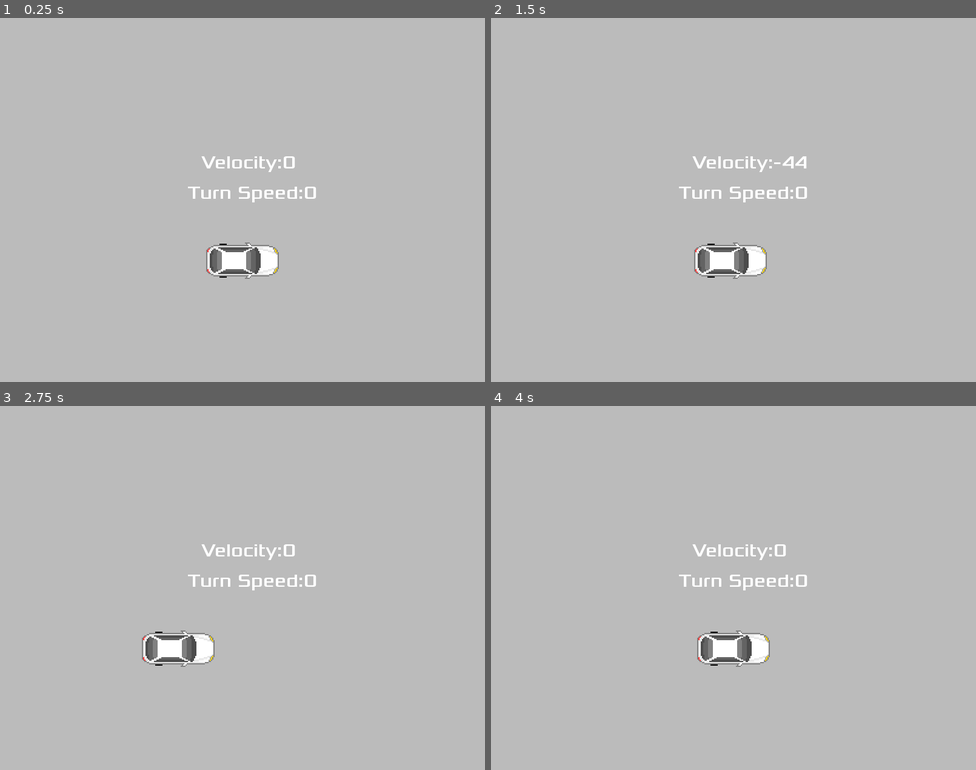
Above: before the commit, frames 1-4 (two rows, left to right).
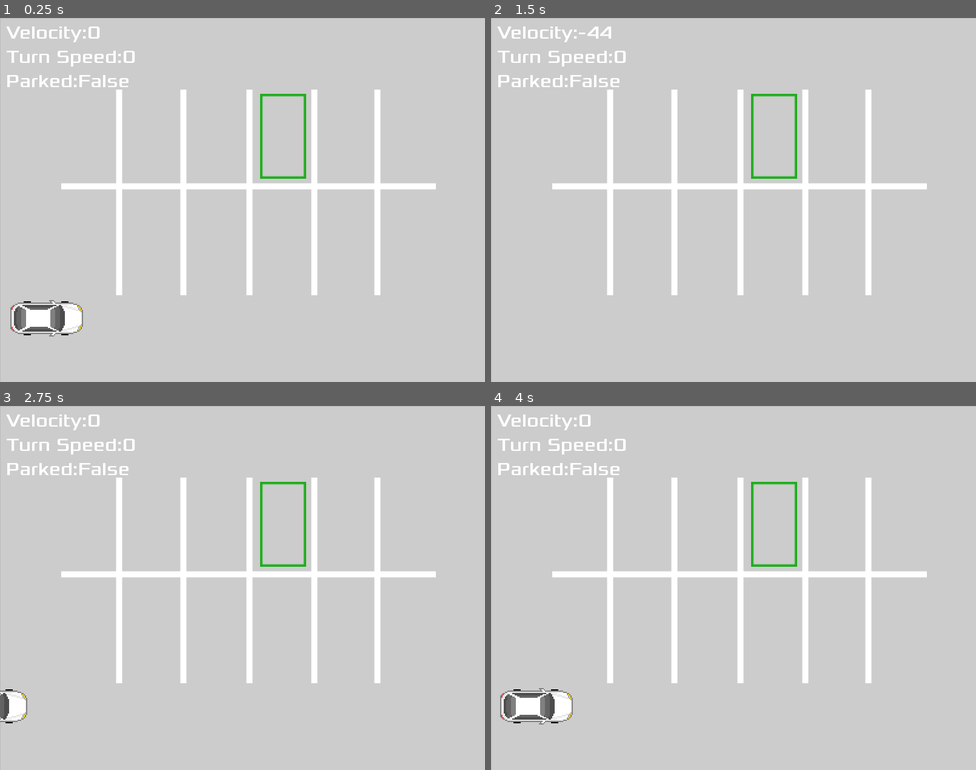
Above: after the commit, the same moments.

Repository: blloop/pixel_parking
Game: Godot game, scene res://Main.tscn
Two runs of this game, one before a commit and one after it. Both use one fixed random seed, a clock stepped at 60 frames per second and the inputs below.
Inputs:
- Up to frame 1 (0.25 s): no input
- Up to frame 2 (1.5 s): tap Enter at 0.5 s; hold D (turn_right) 0.53-1.28 s; tap Space (ui_select) at 0.6, 0.77, 1.07, 1.35 s; hold S (reverse) from 1.28 s (still down)
- Up to frame 3 (2.75 s): tap Space (ui_select) at 1.52, 1.82, 2.1 s; release S (reverse) at 2.03 s; hold D (turn_right) from 2.03 s (still down)
- Up to frame 4 (4 s): tap Space (ui_select) at 2.75, 2.85, 3.02, 3.32, 3.6, 3.77 s; release D (turn_right) at 2.78 s; hold W (accelerate) 2.78-3.53 s; hold A (turn_left) from 3.53 s (still down)

The runs differ from the first frame. In frame 1, 9.4% of the frame differs, in the area x 1-90%, y 2-88%; in frame 2, 8.1%; in frame 3, 8.5%; in frame 4, 9.4%.

Commit message:
Add front wheel animation, parking detection

Diff:
--- a/Main.gd
+++ b/Main.gd
@@ -8,10 +8,15 @@
 
 # Called when the node enters the scene tree for the first time.
 func _ready():
-	pass # Replace with function body.
+	$Player.position.x = $SpawnPosition.position.x
+	$Player.position.y = $SpawnPosition.position.y
 
 
 # Called every frame. 'delta' is the elapsed time since the previous frame.
-func _process(delta):
-	$Label1._change_text($Player.velocity)
-	$Label2._change_text($Player.turn_speed)
+func _process(_delta):
+	$Label1.text = "Velocity:" + str($Player.velocity)
+	$Label2.text = "Turn Speed:" + str($Player.turn_speed)
+
+	$Label3.text = "Parked:" + str($ParkingGoal.touch_center and not $ParkingGoal.touch_border)
+
+	#if ($ParkingGoal.touch_center and not $ParkingGoal.touch_border):
--- a/Main.tscn
+++ b/Main.tscn
@@ -1,16 +1,20 @@
-[gd_scene load_steps=8 format=2]
+[gd_scene load_steps=9 format=2]
 
 [ext_resource path="res://Player.tscn" type="PackedScene" id=1]
-[ext_resource path="res://Label2.gd" type="Script" id=2]
-[ext_resource path="res://Label1.gd" type="Script" id=3]
 [ext_resource path="res://Main.gd" type="Script" id=4]
 [ext_resource path="res://fonts/Xolonium-Regular.ttf" type="DynamicFontData" id=5]
+[ext_resource path="res://assets/background.png" type="Texture" id=6]
+[ext_resource path="res://ParkingGoal.tscn" type="PackedScene" id=7]
 
 [sub_resource type="DynamicFont" id=1]
 size = 30
 font_data = ExtResource( 5 )
 
 [sub_resource type="DynamicFont" id=2]
+size = 30
+font_data = ExtResource( 5 )
+
+[sub_resource type="DynamicFont" id=3]
 size = 30
 font_data = ExtResource( 5 )
 
@@ -23,30 +27,42 @@
 color = Color( 0.733333, 0.733333, 0.733333, 1 )
 
 [node name="Background" type="TextureRect" parent="."]
-margin_right = 40.0
-margin_bottom = 40.0
+margin_left = 1.0
+margin_top = 1.0
+margin_right = 41.0
+margin_bottom = 41.0
+texture = ExtResource( 6 )
+
+[node name="ParkingGoal" parent="." instance=ExtResource( 7 )]
+position = Vector2( 467, 195 )
+scale = Vector2( 2, 2 )
 
 [node name="SpawnPosition" type="Position2D" parent="."]
-position = Vector2( 400, 400 )
+position = Vector2( 77, 495 )
 
 [node name="Player" parent="." instance=ExtResource( 1 )]
-position = Vector2( 400, 400 )
 scale = Vector2( 2, 2 )
 
 [node name="Label1" type="Label" parent="."]
-margin_left = 332.0
-margin_top = 220.0
-margin_right = 457.0
-margin_bottom = 257.0
+margin_left = 10.0
+margin_top = 6.0
+margin_right = 135.0
+margin_bottom = 43.0
 custom_fonts/font = SubResource( 1 )
 text = "Velocity"
-script = ExtResource( 3 )
 
 [node name="Label2" type="Label" parent="."]
-margin_left = 309.0
-margin_top = 270.0
-margin_right = 492.0
-margin_bottom = 307.0
+margin_left = 10.0
+margin_top = 46.0
+margin_right = 193.0
+margin_bottom = 83.0
 custom_fonts/font = SubResource( 2 )
 text = "Turn Speed"
-script = ExtResource( 2 )
+
+[node name="Label3" type="Label" parent="."]
+margin_left = 10.0
+margin_top = 86.0
+margin_right = 132.0
+margin_bottom = 123.0
+custom_fonts/font = SubResource( 3 )
+text = "Contact"
--- /dev/null
+++ b/ParkingGoal.gd
@@ -0,0 +1,31 @@
+extends Area2D
+
+
+# Declare member variables here. Examples:
+# var a = 2
+# var b = "text"
+var touch_border = false
+var touch_center = false
+
+
+# Called when the node enters the scene tree for the first time.
+func _ready():
+	pass # Replace with function body.
+
+
+# Called every frame. 'delta' is the elapsed time since the previous frame.
+#func _process(delta):
+#	pass
+
+
+func _on_ParkingGoal_body_entered(_body):
+	touch_border = true
+
+func _on_ParkingGoal_body_exited(_body):
+	touch_border = false
+
+func _on_Center_body_entered(_body):
+	touch_center = true
+
+func _on_Center_body_exited(_body):
+	touch_center = false
--- a/ParkingGoal.tscn
+++ b/ParkingGoal.tscn
@@ -1,7 +1,65 @@
-[gd_scene format=2]
+[gd_scene load_steps=9 format=2]
+
+[ext_resource path="res://assets/goal.png" type="Texture" id=1]
+[ext_resource path="res://ParkingGoal.gd" type="Script" id=2]
+
+[sub_resource type="SpriteFrames" id=1]
+animations = [ {
+"frames": [ ExtResource( 1 ) ],
+"loop": true,
+"name": "finished",
+"speed": 5.0
+}, {
+"frames": [  ],
+"loop": true,
+"name": "waiting",
+"speed": 5.0
+} ]
+
+[sub_resource type="RectangleShape2D" id=2]
+extents = Vector2( 20, 2 )
+
+[sub_resource type="RectangleShape2D" id=3]
+extents = Vector2( 20, 2 )
+
+[sub_resource type="RectangleShape2D" id=4]
+extents = Vector2( 2, 32 )
+
+[sub_resource type="RectangleShape2D" id=5]
+extents = Vector2( 2, 32 )
+
+[sub_resource type="RectangleShape2D" id=6]
+extents = Vector2( 5, 5 )
 
 [node name="ParkingGoal" type="Area2D"]
+script = ExtResource( 2 )
 
-[node name="Border" type="Sprite" parent="."]
+[node name="AnimatedSprite" type="AnimatedSprite" parent="."]
+frames = SubResource( 1 )
+animation = "finished"
 
-[node name="CollisionPolygon2D" type="CollisionPolygon2D" parent="."]
+[node name="TopBorder" type="CollisionShape2D" parent="."]
+position = Vector2( 0, -34 )
+shape = SubResource( 2 )
+
+[node name="BottomBorder" type="CollisionShape2D" parent="."]
+position = Vector2( 0, 34 )
+shape = SubResource( 3 )
+
+[node name="LeftBorder" type="CollisionShape2D" parent="."]
+position = Vector2( -18, 0 )
+shape = SubResource( 4 )
+
+[node name="RightBorder" type="CollisionShape2D" parent="."]
+position = Vector2( 18, 0 )
+shape = SubResource( 5 )
+
+[node name="Center" type="Area2D" parent="."]
+
+[node name="CollisionShape2D" type="CollisionShape2D" parent="Center"]
+shape = SubResource( 6 )
+
+[connection signal="body_entered" from="." to="." method="_on_ParkingGoal_body_entered"]
+[connection signal="body_exited" from="." to="." method="_on_ParkingGoal_body_exited"]
+[connection signal="body_entered" from="Center" to="." method="_on_Center_body_entered"]
+[connection signal="body_exited" from="Center" to="." method="_on_Center_body_exited"]
--- a/Player.gd
+++ b/Player.gd
@@ -7,7 +7,7 @@
 var vector = Vector2()
 var screen_size
 
-var max_velocity = 200
+var max_velocity = 150
 var velocity = 0
 var acceleration = 4 # Range 1 - 5
 var friction = 7 # Range 5 - 10
@@ -40,16 +40,22 @@
 		if Input.is_action_pressed("turn_right"):
 			turn_speed += turn_acceleration
 
+	if Input.is_action_just_pressed("ui_select"):
+		if (Player.visible):
+			hide()
+		else:
+			show()
+		yield(get_tree().create_timer(1), "timeout")
+
 	if (velocity > max_velocity):
 		velocity = max_velocity
 	if (velocity < -1 * max_velocity):
 		velocity = -1 * max_velocity
 	for n in friction:
-		if (not Input.is_action_pressed("accelerate") and not Input.is_action_pressed("reverse")):
-			if (velocity > 0):
-				velocity -= 1
-			if (velocity < 0):
-				velocity += 1
+		if (velocity > 0 and not Input.is_action_pressed("accelerate")):
+			velocity -= 1
+		if (velocity < 0and not Input.is_action_pressed("reverse")):
+			velocity += 1
 
 	if (turn_speed > max_turn_speed):
 		turn_speed = max_turn_speed
@@ -62,6 +68,21 @@
 			if (turn_speed < 0):
 				turn_speed += 1
 
+	if (turn_speed < -30):
+		$Wheels.rotation = -0.2
+	elif (turn_speed < -15):
+		$Wheels.rotation = -0.15
+	elif (turn_speed < -2):
+		$Wheels.rotation = -0.1
+	elif (turn_speed < 2):
+		$Wheels.rotation = 0
+	elif (turn_speed < 15):
+		$Wheels.rotation = 0.1
+	elif (turn_speed < 30):
+		$Wheels.rotation = 0.15
+	else:
+		$Wheels.rotation = 0.2
+
 	rotation += (turn_speed * velocity) / 200000.0
 	vector = Vector2(velocity, 0).rotated(rotation)
 	vector = move_and_slide(vector)
@@ -70,11 +91,10 @@
 func start(_pos):
 	# position = pos
 	show()
-	$CollisionPolygon2D.disabled = false
-
+	$CollisionPolygon2D.disabled = false\
 
 func _on_Player_body_entered(_body):
 	# hide()
-	emit_signal("hit")
+	emit_signal("bump")
 	# Must be deferred as we can't change physics properties on a physics callback.
 	$CollisionPolygon2D.set_deferred("disabled", true)
--- a/Player.tscn
+++ b/Player.tscn
@@ -1,10 +1,25 @@
-[gd_scene load_steps=3 format=2]
+[gd_scene load_steps=5 format=2]
 
 [ext_resource path="res://assets/default_car_white.png" type="Texture" id=1]
+[ext_resource path="res://assets/default_wheels.png" type="Texture" id=2]
 [ext_resource path="res://Player.gd" type="Script" id=4]
+
+[sub_resource type="RectangleShape2D" id=1]
+extents = Vector2( 3, 14 )
 
 [node name="Player" type="KinematicBody2D"]
 script = ExtResource( 4 )
+
+[node name="Wheels" type="KinematicBody2D" parent="."]
+position = Vector2( 15, 0 )
+
+[node name="Sprite" type="Sprite" parent="Wheels"]
+rotation = 1.5708
+texture = ExtResource( 2 )
+
+[node name="CollisionShape2D" type="CollisionShape2D" parent="Wheels"]
+shape = SubResource( 1 )
+disabled = true
 
 [node name="Car" type="Sprite" parent="."]
 rotation = 1.5708
@@ -12,4 +27,4 @@
 
 [node name="CollisionPolygon2D" type="CollisionPolygon2D" parent="."]
 rotation = 1.5708
-polygon = PoolVector2Array( -7, -30, 7, -30, 13, -22, 13, 24, 9, 30, -9, 30, -13, 24, -13, -22 )
+polygon = PoolVector2Array( -8.00011, -30, 8, -30, 12.9999, -23, 13, 24, 9, 30, -9, 30, -13, 24, -13.0001, -23 )
--- a/project.godot
+++ b/project.godot
@@ -14,6 +14,10 @@
 run/main_scene="res://Main.tscn"
 boot_splash/use_filter=false
 config/icon="res://icon.png"
+
+[autoload]
+
+Player="*res://Player.tscn"
 
 [display]
 
Binary file added: assets/background.png
Not shown, added: assets/background.png.import
Binary file changed: assets/default_wheels.png
Binary file added: assets/goal.png
